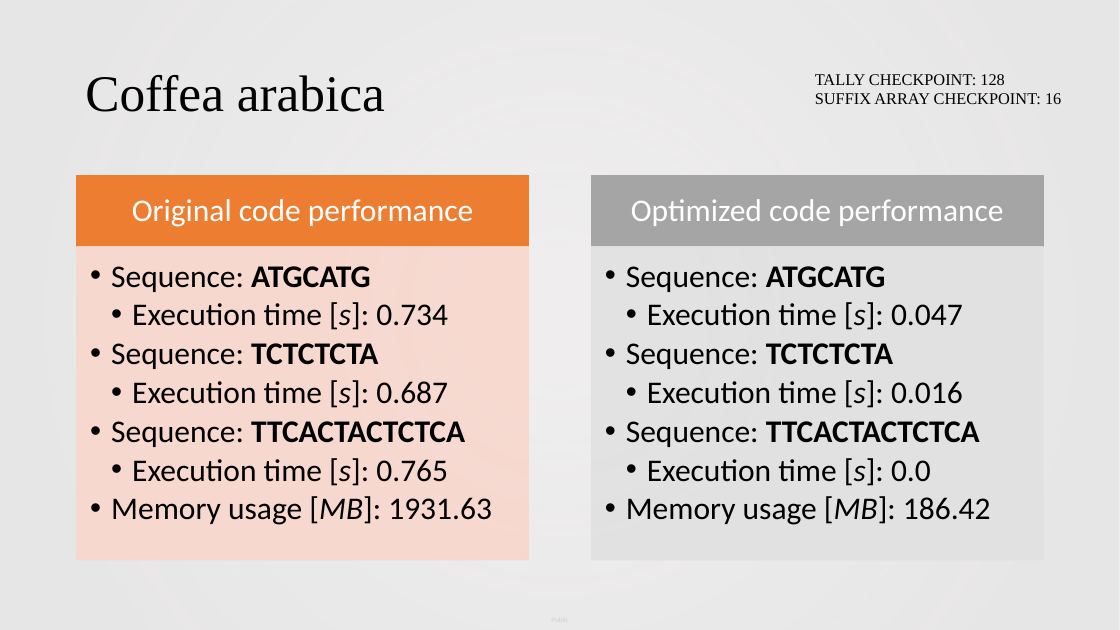
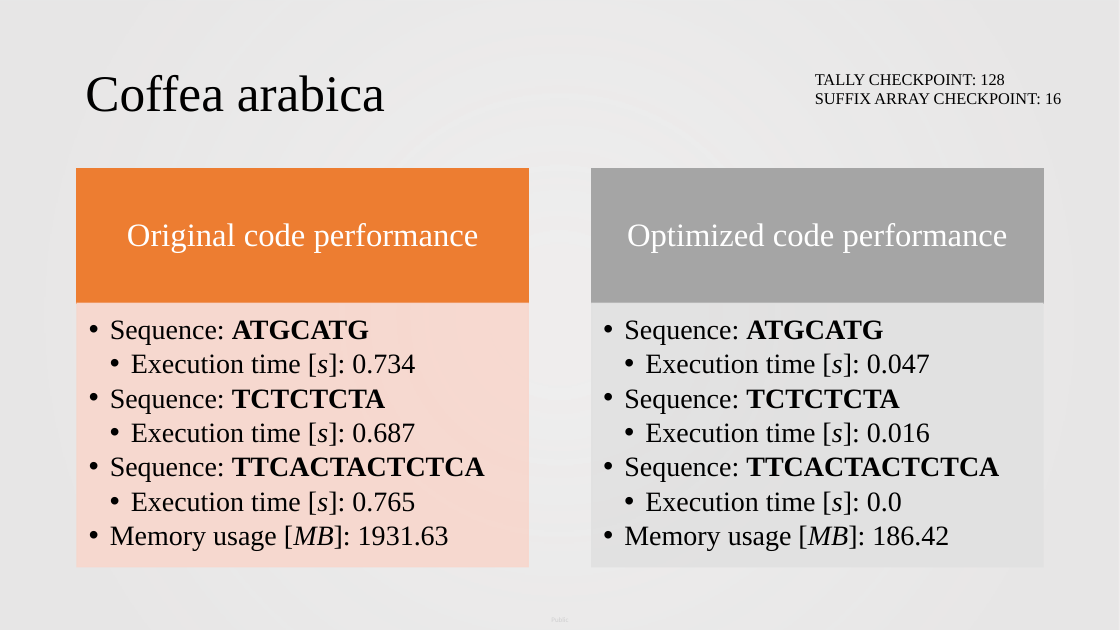
Before and after one commit to GlorijaDoslo/Genome_informatics_project, a slide deck: slide 6 of bwt-and-fm-index.pptx. Drawn at 1120x630 pixels with LibreOffice and Linux fonts; fonts in the diff are those of the drawing; background and template pictures are left out. Boxes give left, top, right and bottom in pixels: in the first picture for what was removed or moved away, otherwise in the second. Text is boxed around its words. In the diff, an @@ line names an element or a change of style, - is before the commit and + after.

Commit message:
Adapt font

```diff
--- a/bwt-and-fm-index.pptx
+++ b/bwt-and-fm-index.pptx
@@ text "Original code performance": place and size @@
-text "Original code performance" at <box>132,199,473,227</box>
+text "Original code performance" at <box>127,223,479,252</box>
@@ text "Original code performance" at <box>127,223,479,252</box>: size 27 to 28 pt, font Calibri to Times New Roman @@
@@ rectangle: place and size @@
-rectangle at <box>77,176,528,247</box>
+rectangle at <box>77,168,528,303</box>
@@ text "Optimized code performance" at <box>627,223,1008,252</box>: size 27 to 28 pt, font Calibri to Times New Roman @@
@@ text "Optimized code performance": place and size @@
-text "Optimized code performance" at <box>631,199,1003,226</box>
+text "Optimized code performance" at <box>627,223,1008,252</box>
@@ rectangle: place and size @@
-rectangle at <box>592,176,1043,247</box>
+rectangle at <box>592,168,1043,303</box>
@@ text "Sequence: ATGCATG": place and size @@
-text "Sequence: ATGCATG" at <box>111,266,492,525</box>
+text "Sequence: ATGCATG" at <box>110,320,485,551</box>
@@ text "Sequence: ATGCATG" at <box>110,320,485,551</box>: size 27 to 24 pt, font Calibri to Times New Roman @@
@@ rectangle: place and size @@
-rectangle at <box>77,247,528,560</box>
+rectangle at <box>77,303,528,567</box>
@@ text "Sequence: ATGCATG" at <box>624,320,999,551</box>: size 27 to 24 pt, font Calibri to Times New Roman @@
@@ text "Sequence: ATGCATG": place and size @@
-text "Sequence: ATGCATG" at <box>626,266,991,525</box>
+text "Sequence: ATGCATG" at <box>624,320,999,551</box>
@@ rectangle: place and size @@
-rectangle at <box>592,247,1043,560</box>
+rectangle at <box>592,303,1043,567</box>
```
Also in this commit, not shown: 3 other slides changed.
